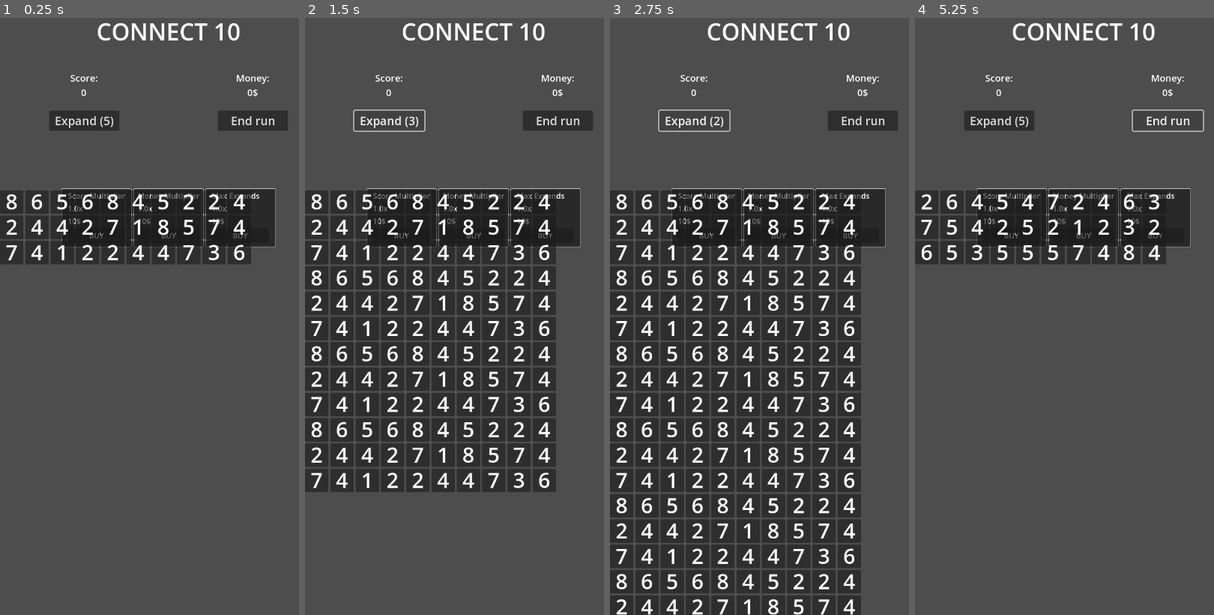
Above: before the commit, frames 1-4 (left to right).
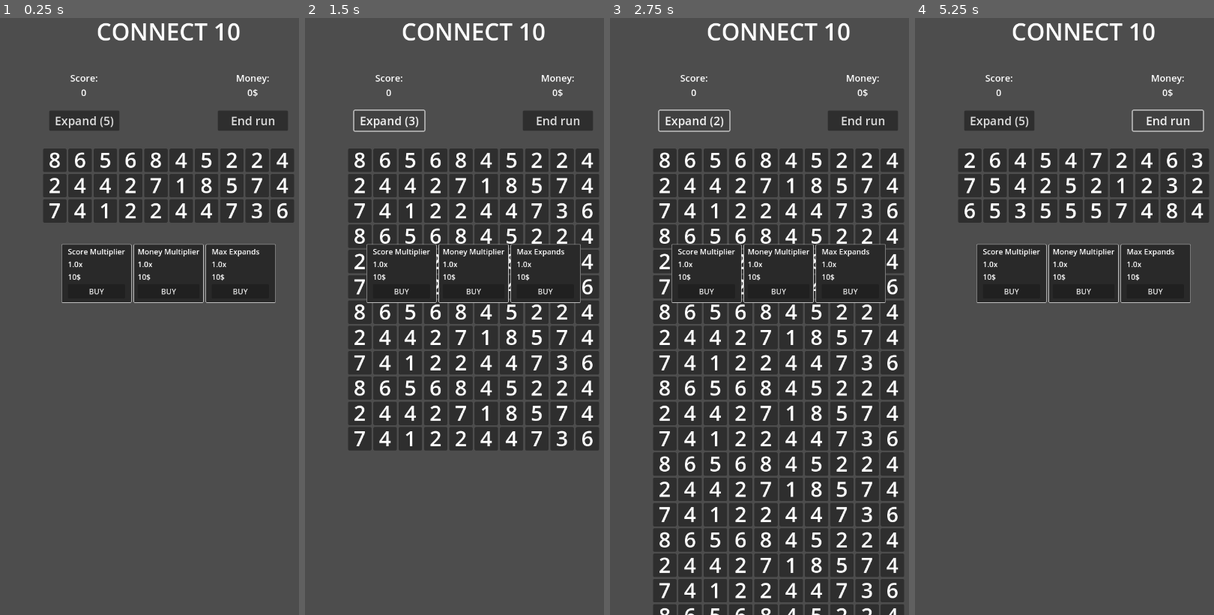
Above: after the commit, the same moments.

Repository: miquelLlorca/connect10
Game: Godot game, scene res://scenes/main.tscn
The game is run twice, just before and just after one commit, with the same random seed, the same clock (stepped at 60 frames per second) and the same inputs.
Inputs:
- Up to frame 1 (0.25 s): no input
- Up to frame 2 (1.5 s): click "Expand (5)" at 0.5 s; click "Expand (4)" at 1.25 s
- Up to frame 3 (2.75 s): click "Expand (3)" at 2 s
- Up to frame 4 (5.25 s): click "Expand (2)" at 2.75 s; click "Expand (1)" at 3.5 s; click "Expand (0)" at 4.25 s; click "End run" at 5 s

The runs differ from the first frame. In frame 1, 17% of the frame differs, in the area x 0-99%, y 21-48%; in frame 2, 33%; in frame 3, 43%, in the area x 0-99%, y 21-100%; in frame 4, 17%.

Commit message:
Centered table

Diff:
--- a/scenes/main.tscn
+++ b/scenes/main.tscn
@@ -86,13 +86,13 @@
 [node name="Main_V" type="VBoxContainer" parent="."]
 custom_minimum_size = Vector2(720, 0)
 layout_mode = 0
-offset_top = 370.0
+offset_top = 285.0
 offset_right = 720.0
-offset_bottom = 482.0
+offset_bottom = 489.0
+
+[node name="Table" parent="Main_V" instance=ExtResource("1_lgopx")]
+custom_minimum_size = Vector2(0, 200)
+layout_mode = 2
 
 [node name="Shop" parent="Main_V" instance=ExtResource("3_uvth1")]
 layout_mode = 2
-
-[node name="Table" parent="Main_V" instance=ExtResource("1_lgopx")]
-custom_minimum_size = Vector2(100, 100)
-layout_mode = 2
--- a/scenes/table.tscn
+++ b/scenes/table.tscn
@@ -11,10 +11,13 @@
 offset_bottom = 40.0
 script = ExtResource("1_ucl1s")
 
-[node name="GridContainer" type="GridContainer" parent="."]
+[node name="CenterContainer" type="CenterContainer" parent="."]
 custom_minimum_size = Vector2(720, 0)
 layout_mode = 0
 offset_right = 40.0
 offset_bottom = 40.0
+
+[node name="GridContainer" type="GridContainer" parent="CenterContainer"]
+layout_mode = 2
 columns = 10
 script = ExtResource("2_rhmw8")
--- a/scripts/table.gd
+++ b/scripts/table.gd
@@ -1,7 +1,7 @@
 extends Control
 
 # Reference to the GridContainer to hold the cells
-@onready var grid = $GridContainer
+@onready var grid = $CenterContainer/GridContainer
 var main
 
 
--- a/scripts/table_grid.gd
+++ b/scripts/table_grid.gd
@@ -88,7 +88,7 @@
 
 	if(empty0):
 		remove_row(pos0[0])
-		get_parent().update_score(100)
+		main.update_score(100)
 		# statistics.rowsCleared+=1
 
 	if(empty0 && pos1[0]>pos0[0]):
@@ -99,7 +99,7 @@
 		var empty1 = check_mid_line_empty([pos1[0],-1],1)
 		if(empty1):
 			remove_row(pos1[0])
-			get_parent().update_score(100);
+			main.update_score(100);
 			# statistics.rowsCleared+=1
 
 
@@ -150,7 +150,7 @@
 				print("number in the middle")
 				return false
 
-		get_parent().update_score(get_cell_value(pos0)+get_cell_value(pos1))
+		main.update_score(get_cell_value(pos0)+get_cell_value(pos1))
 		return true;
 	else:
 		# Possible Endline move needs different treatment.
@@ -169,7 +169,7 @@
 			left =  check_mid_line_empty(pos0, 1)
 
 		if(left and right):
-			get_parent().update_score(
+			main.update_score(
 				2*(get_cell_value(pos0)+get_cell_value(pos1))
 			)
 			return true;
Not shown, changed: tasks.todo
